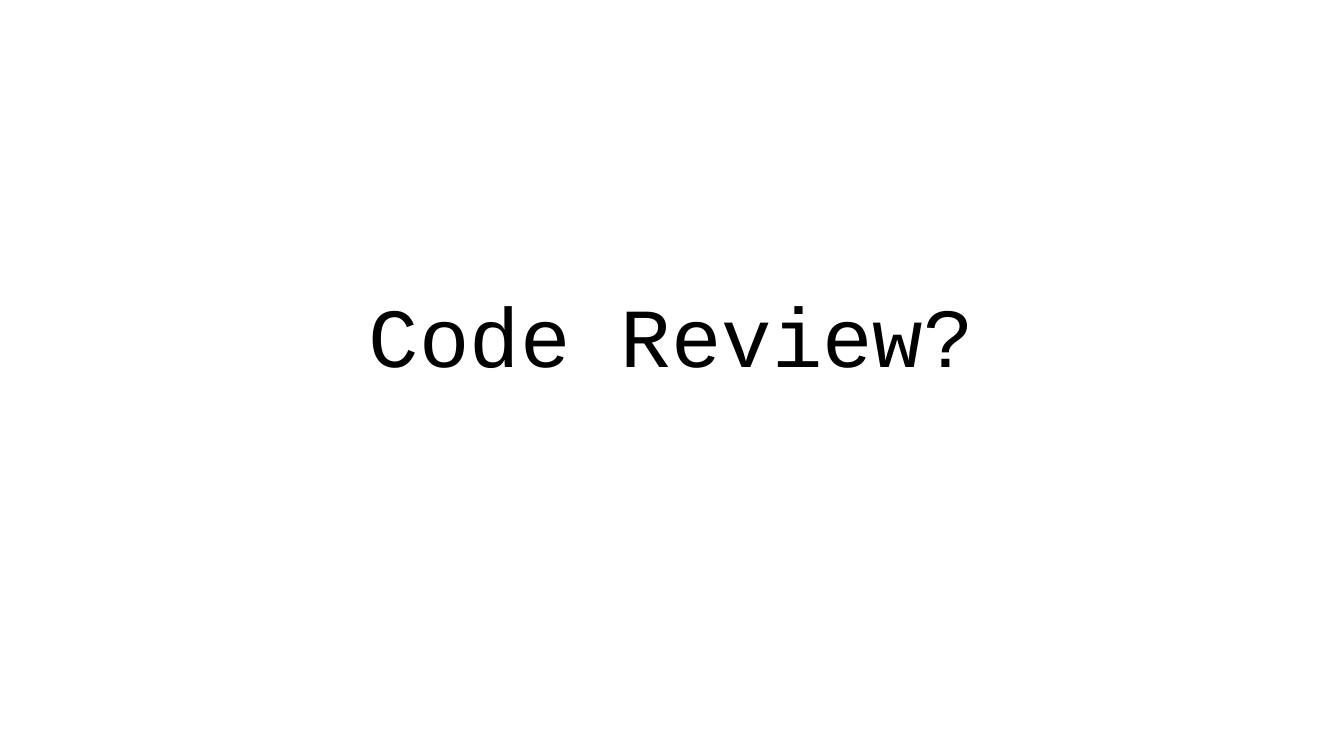
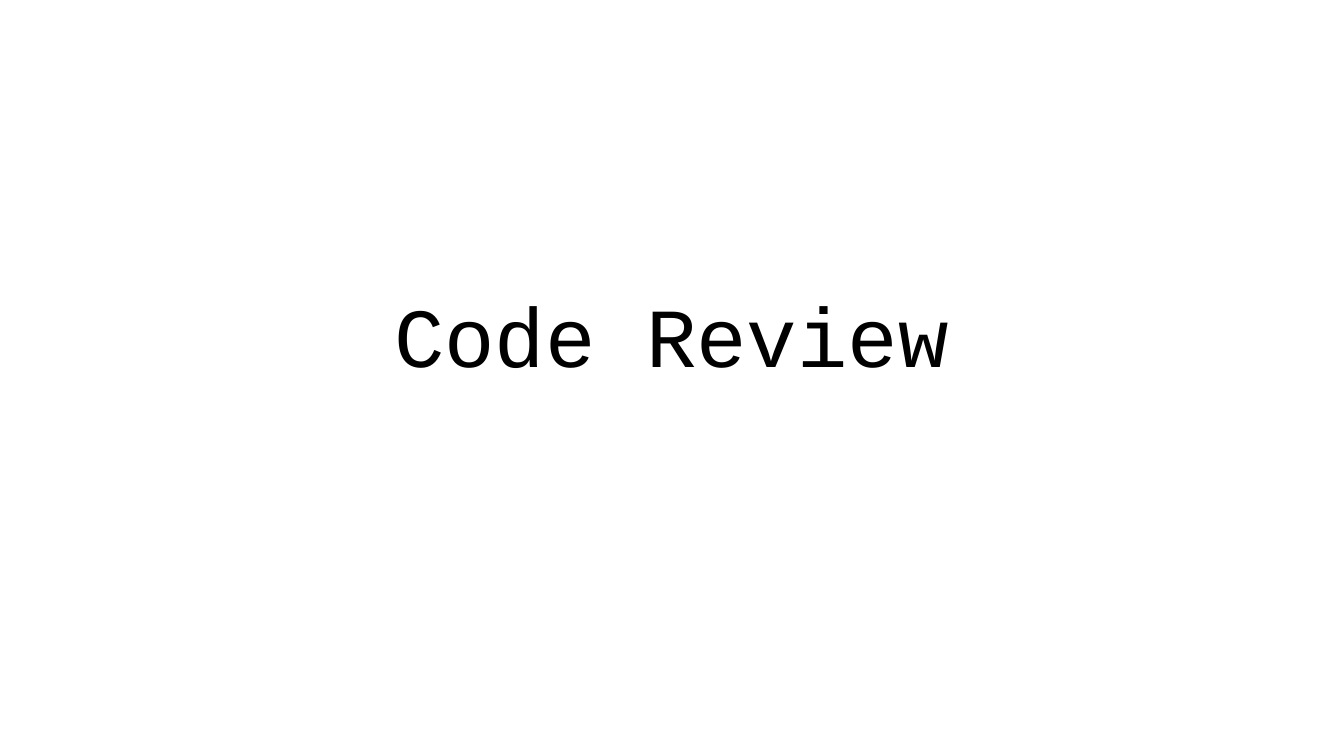
Before and after one commit to 40tude/02_Data-Science_Fullstack_march_2024, a slide deck: slide 11 of 05_supervised_ML/98_Project_Walmart/walmart_project.pptx (slide 10 before the commit). Drawn at 1344x756 pixels with LibreOffice and Linux fonts; fonts in the diff are those of the drawing. Boxes give left, top, right and bottom in pixels: in the first picture for what was removed or moved away, otherwise in the second. Text is boxed around its words. In the diff, an @@ line names an element or a change of style, - is before the commit and + after.

Commit message:
add slide code review

```diff
--- a/05_supervised_ML/98_Project_Walmart/walmart_project.pptx
+++ b/05_supervised_ML/98_Project_Walmart/walmart_project.pptx
@@ title at (394,307,948,368): text changed @@
-Code Review?
+Code Review
```
Also in this commit, not shown: 4 other files.
